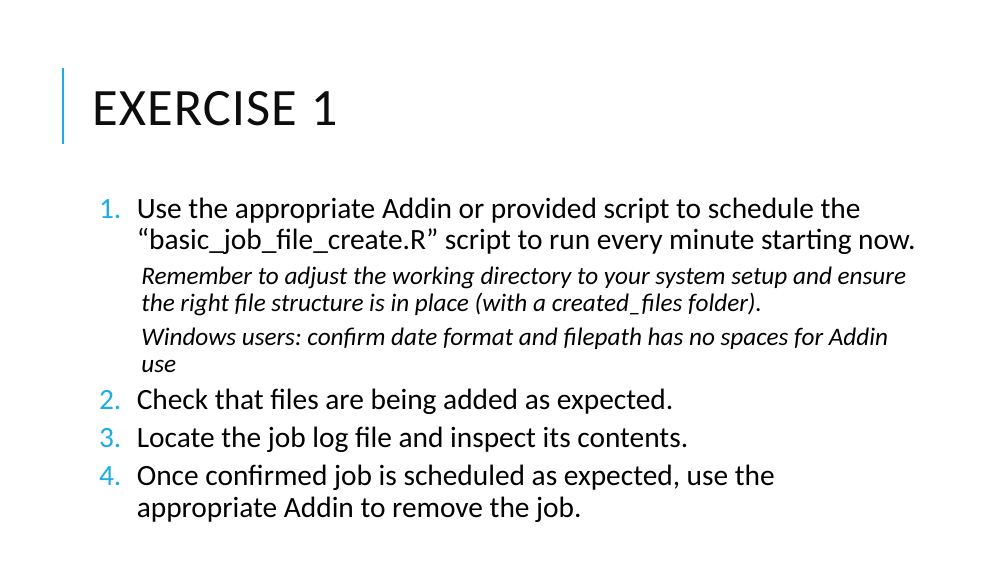
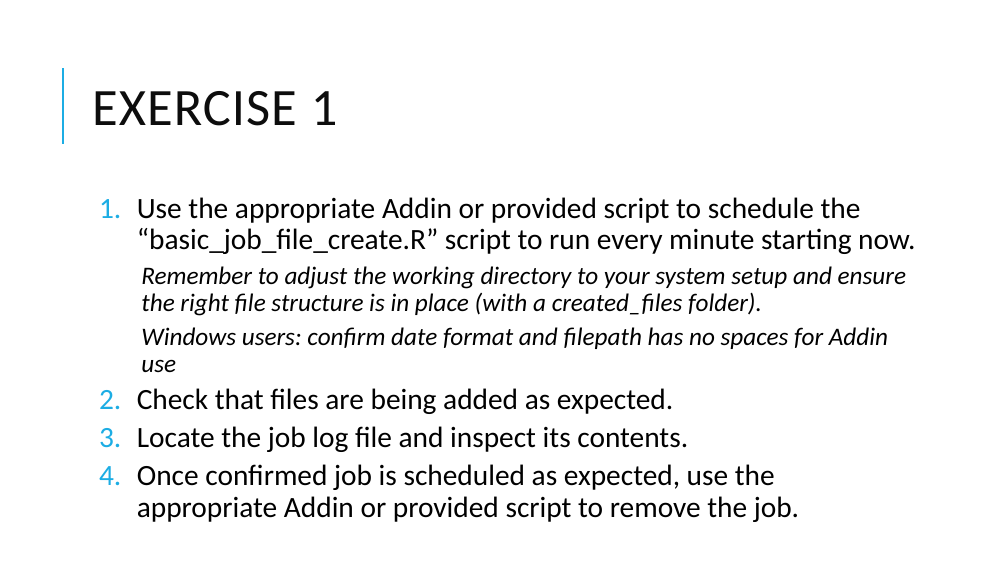
Before and after one commit to pcmathias/databases-dashboards-in-R, a slide deck: slide 18 of slides/05 - Automation.pptx. Drawn at 1008x567 pixels with LibreOffice and Linux fonts; fonts in the diff are those of the drawing. Boxes give left, top, right and bottom in pixels: in the first picture for what was removed or moved away, otherwise in the second. Text is boxed around its words. In the diff, an @@ line names an element or a change of style, - is before the commit and + after.

```diff
--- a/slides/05 - Automation.pptx
+++ b/slides/05 - Automation.pptx
@@ text at bbox=[137, 464, 799, 522]: text changed @@
-  4. Once confirmed job is scheduled as expected, use the appropriate Addin to remove the job.
+  4. Once confirmed job is scheduled as expected, use the appropriate Addin or provided script to remove the job.
```
Also in this commit, not shown: 1 other slide changed.
